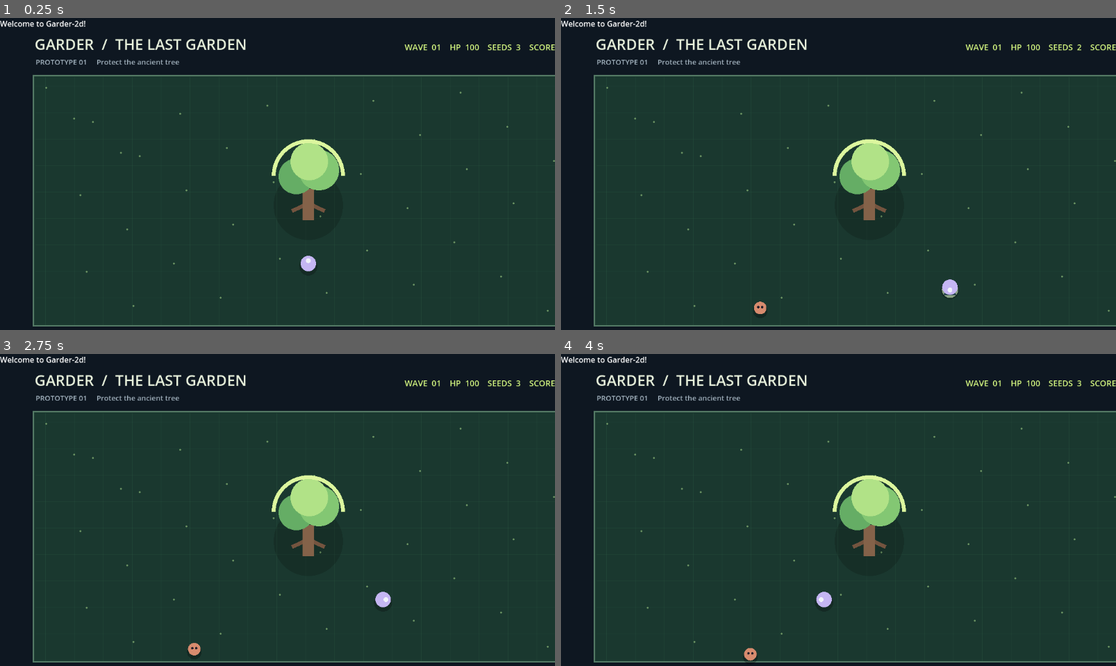
Above: before the commit, frames 1-4 (two rows, left to right).
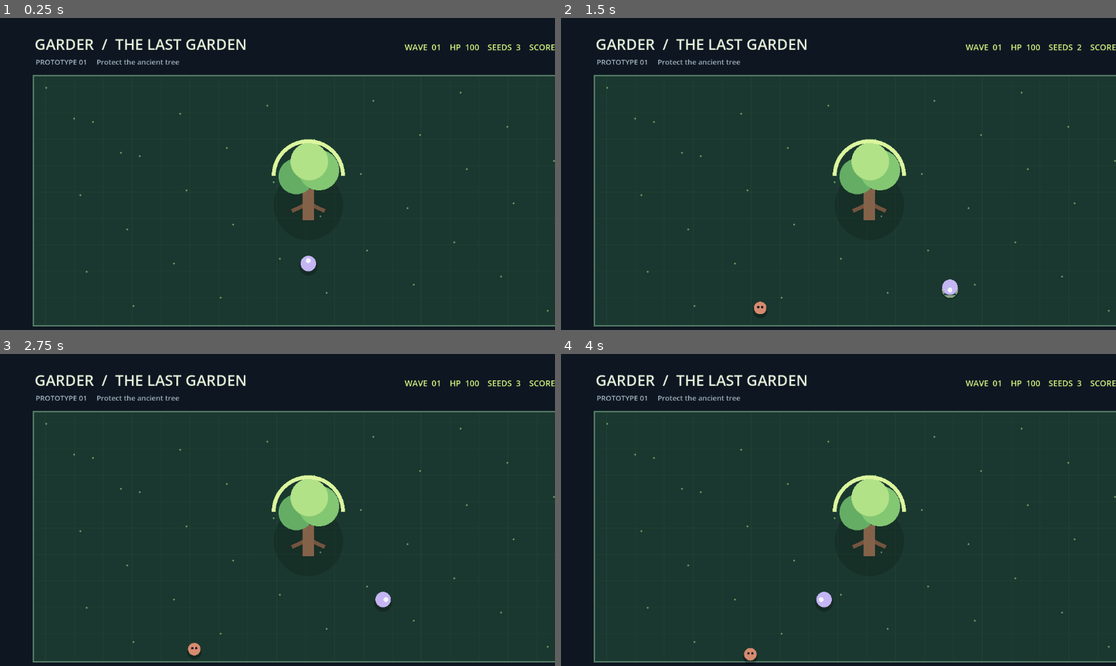
Above: after the commit, the same moments.

Repository: safal207/Garder-2d
Game: Godot game, scene res://scenes/Main.tscn
Two runs of this game, one before a commit and one after it. Both use one fixed random seed, a clock stepped at 60 frames per second and the inputs below.
Inputs (mouse positions are in pixels of both pictures, inside the frame that each line leads up to):
- Up to frame 1 (0.25 s): no input
- Up to frame 2 (1.5 s): tap Enter at 0.5 s; move the mouse to (960, 158) at 0.52 s; hold Right (ui_right) 0.53-1.28 s; tap R at 0.6 s; click (960, 158) at 0.67 s; tap Space at 0.77 s; move the mouse to (727, 189) at 1.27 s; hold Down (ui_down) from 1.28 s (still down); tap T at 1.35 s
- Up to frame 3 (2.75 s): tap Space at 1.52 s; move the mouse to (333, 441) at 2.02 s; release Down (ui_down) at 2.03 s; hold Right (ui_right) from 2.03 s (still down); tap R at 2.1 s
- Up to frame 4 (4 s): move the mouse to (810, 572) at 2.77 s; release Right (ui_right) at 2.78 s; hold Up (ui_up) 2.78-3.53 s; tap T at 2.85 s; click (810, 572) at 2.92 s; tap Space at 3.02, 3.77 s; move the mouse to (1005, 556) at 3.52 s; hold Left (ui_left) from 3.53 s (still down); tap R at 3.6 s

The runs differ from the first frame. In frame 1, 0.2% of the frame differs, in the area x 0-16%, y 0-3%; in frame 2, 0.2%; in frame 3, 0.2%; in frame 4, 0.2%.

Commit message:
Replace placeholder label with playable Garden scene

Diff:
--- a/scenes/Main.tscn
+++ b/scenes/Main.tscn
@@ -1,9 +1,6 @@
 [gd_scene load_steps=2 format=3]
 
-[ext_resource type="Script" path="res://scripts/Main.gd" id="1_jv53d"]
+[ext_resource type="Script" path="res://scripts/Main.gd" id="1_game"]
 
 [node name="Main" type="Node2D"]
-script = ExtResource("1_jv53d")
-
-[node name="Label" type="Label" parent="."]
-text = "Welcome to Garder-2d!"
+script = ExtResource("1_game")
